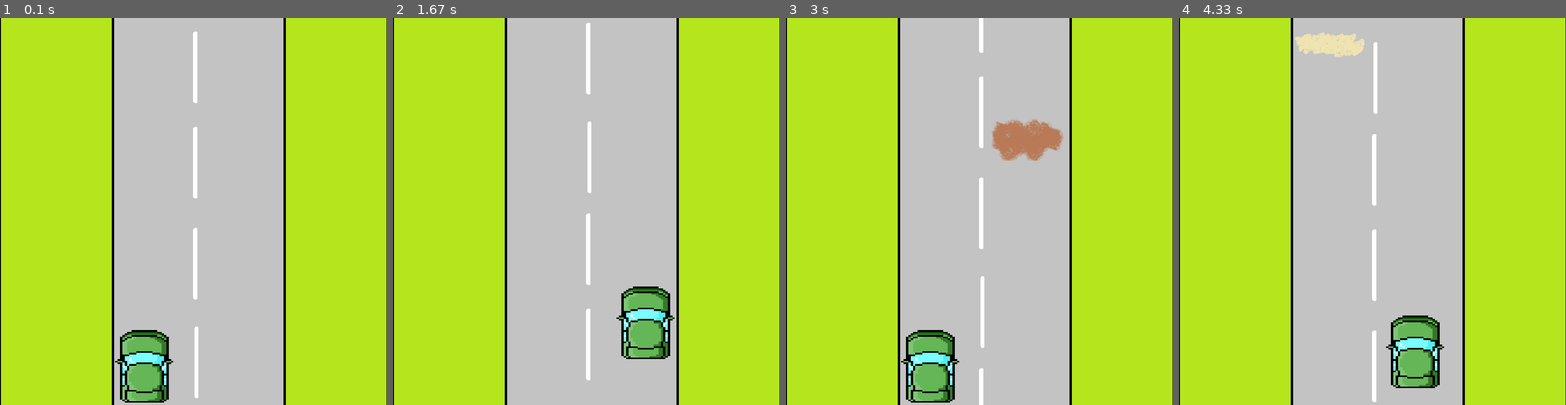
Above: before the commit, frames 1-4 (left to right).
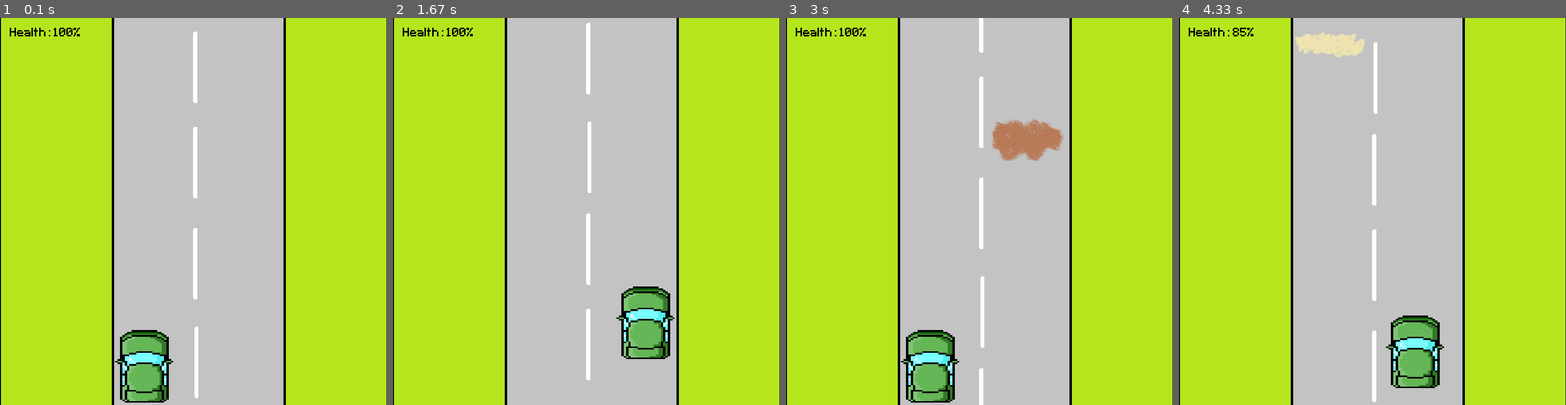
Above: after the commit, the same moments.

Repository: NedzadDonlagic04/pygame-car-driving-game-2
Game: pygame game, started from main.py
Two runs of this game, one before a commit and one after it. Both use one fixed random seed, a clock stepped at 60 frames per second and the inputs below.
Inputs:
- Up to frame 1 (0.1 s): no input
- Up to frame 2 (1.67 s): hold Right 0.33-0.8 s; hold Up 0.83-1.13 s; hold Right 1.17-1.63 s
- Up to frame 3 (3 s): hold Left 1.67-2.2 s; hold Down 2.23-2.53 s; hold Left 2.57-2.97 s
- Up to frame 4 (4.33 s): hold Up 3-3.37 s; hold Right 3.4-4.03 s; hold Down from 4.07 s (still down)

The runs differ from the first frame. In frame 1, 0.2% of the frame differs, in the area x 2-21%, y 2-5%; in frame 2, 0.2%; in frame 3, 0.2%; in frame 4, 0.2%.

Commit message:
Added and implemented health status text

Diff:
--- a/classes.py
+++ b/classes.py
@@ -51,11 +51,20 @@
 
         self.rect = self.image.get_rect( bottomleft = (self.LEFT_BORDER, self.BOTTOM_BORDER) )
 
+        self.renderText()
+
     def onHit(self, damage):
         self.HEALTH -= damage
 
         if self.HEALTH > 100:
             self.HEALTH = 100
+
+        self.renderText()
+
+    def renderText(self):
+        font = pygame.font.Font('./fonts/Pixeltype.ttf', 40)
+        self.text = font.render(f'Health: {self.HEALTH}%', False, 'black')
+        self.textRect = self.text.get_rect( topleft = (20, 20))
 
     def update(self) -> None:
         keys = pygame.key.get_pressed()
@@ -82,6 +91,7 @@
 
     def draw(self, screen) -> None:
         screen.blit(self.image, self.rect)
+        screen.blit(self.text, self.textRect)
 
 class Obstacles(pygame.sprite.Sprite):
     # Constants used to represent obstacles
--- a/main.py
+++ b/main.py
@@ -47,8 +47,6 @@
                 for ob in obstacle:
                     ob.update(self.PLAYER)
 
-            print(self.PLAYER.HEALTH)
-
             self.PLAYER.update()
             self.PLAYER.draw(self.SCREEN)
 
